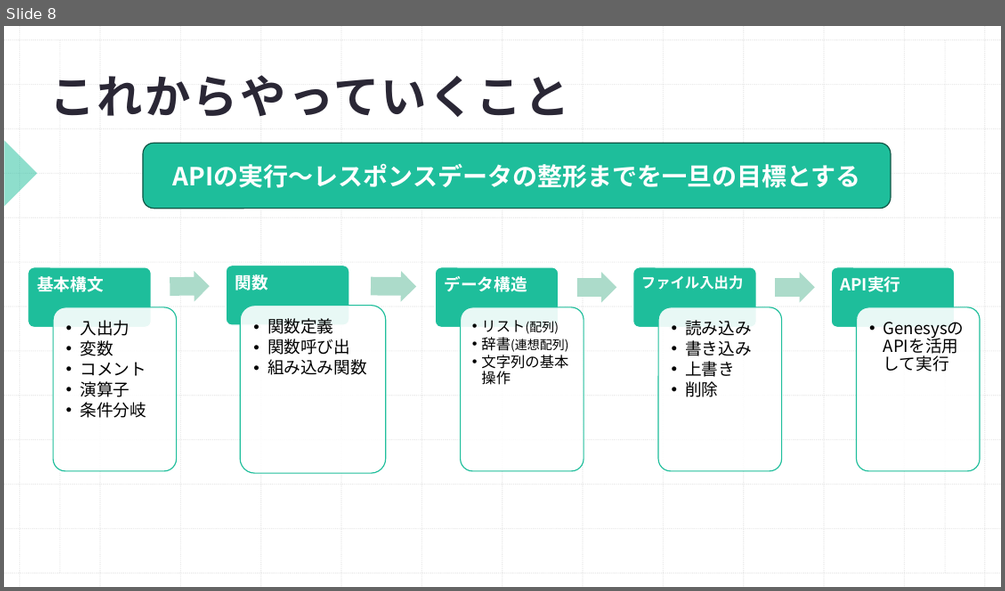
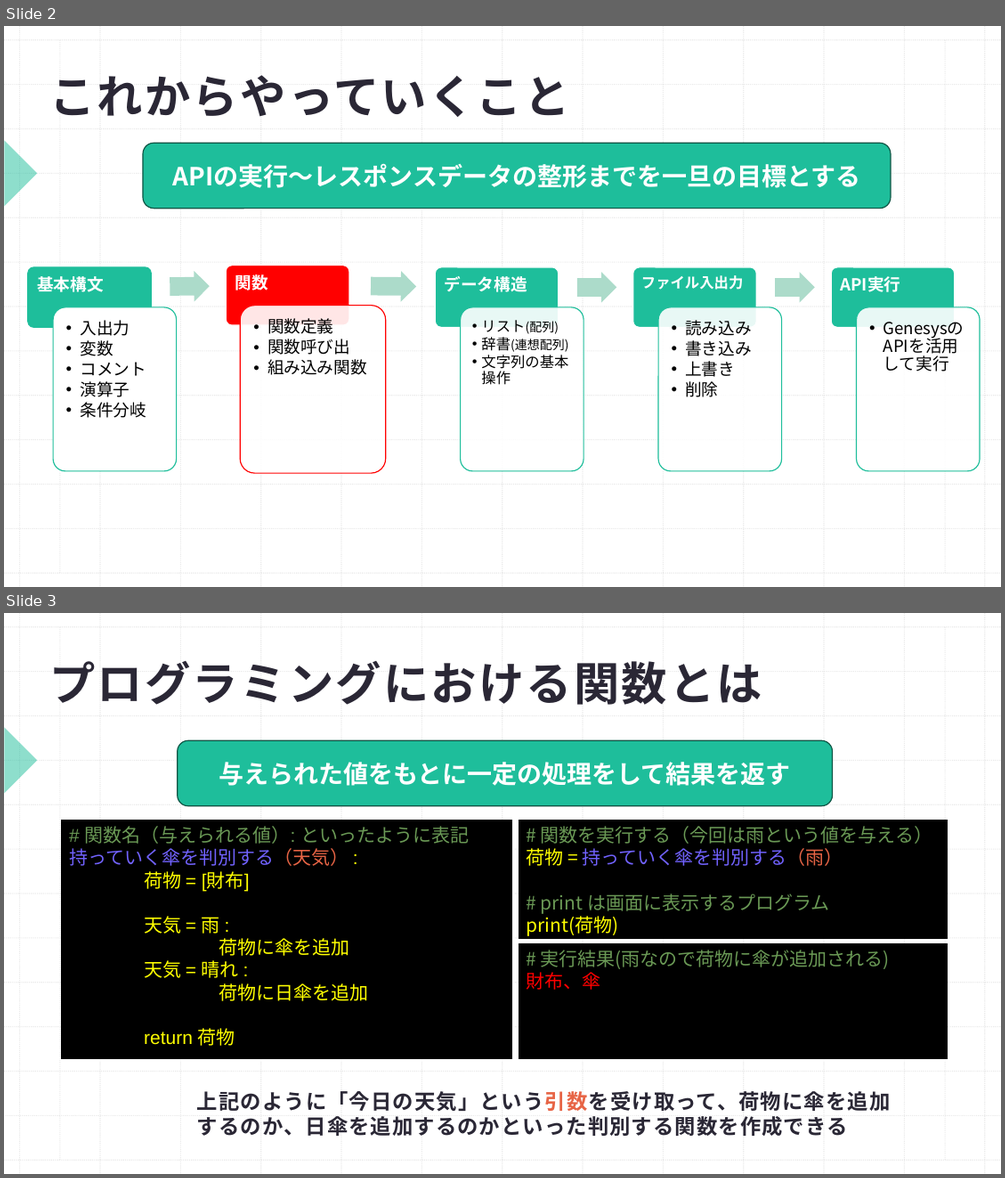
Before and after one commit to Shohei1129/Python_traning, a slide deck: プログラミング勉強会Python編(3.関数).pptx. Shown one above the other, each under a label of ours: slide 8 before the commit, slides 2 and 3 after it. The pictures are 1005x591 and 1005x1178 pixels, drawn with LibreOffice and Linux fonts; fonts in the diff are those of the drawing. Boxes give left, top, right and bottom in pixels: in the first picture for what was removed or moved away, otherwise in the second. Text is boxed around its words. In the diff, an @@ line names an element or a change of style, - is before the commit and + after.

```diff
--- a/プログラミング勉強会Python編(3.関数).pptx
+++ b/プログラミング勉強会Python編(3.関数).pptx
@@ slide 3 added at (x1=4, y1=613, x2=1001, y2=1174), background #FFFFFF; not listed: 29 template elements that a slide beside it also shows @@
@@ title added at (x1=49, y1=661, x2=762, y2=705), 44 pt, text #2A2735, bold @@
+プログラミングにおける関数とは
@@ rounded rectangle added at (x1=178, y1=741, x2=833, y2=806), fill #1EBE9B, outline #0D5344 1 pt, 24 pt, text #FFFFFF, bold @@
+与えられた値をもとに一定の処理をして結果を返す
@@ rectangle added at (x1=62, y1=820, x2=512, y2=1059), fill #000000, outline #000000 1 pt, 18 pt, text #FFFF00 @@
+# 関数名（与えられる値）: といったように表記
+持っていく傘を判別する（天気） :
+荷物 = [財布]
+天気 = 雨 :
+荷物に傘を追加
+天気 = 晴れ :
+荷物に日傘を追加
+return 荷物
@@ rectangle added at (x1=518, y1=820, x2=947, y2=938), fill #000000, outline #000000 1 pt, 18 pt, text #6A9955 @@
+# 関数を実行する（今回は雨という値を与える）
+荷物 = 持っていく傘を判別する（雨）
+# print は画面に表示するプログラム
+print(荷物)
@@ rectangle added at (x1=518, y1=943, x2=947, y2=1059), fill #000000, outline #000000 1 pt, 18 pt, text #6A9955 @@
+# 実行結果(雨なので荷物に傘が追加される)
+財布、傘
@@ text added at (x1=197, y1=1091, x2=890, y2=1135), 20 pt, text #2A2735, bold @@
+上記のように「今日の天気」という引数を受け取って、荷物に傘を追加するのか、日傘を追加するのかといった判別する関数を作成できる
@@ what was slide 8 is now slide 2 @@
@@ slide 2 changed as well @@
@@ rounded rectangle at (x1=226, y1=265, x2=349, y2=325): fill #1EBE9B to #FF0000 @@
@@ rounded rectangle at (x1=28, y1=267, x2=152, y2=328): outline #FFFFFF 1 pt to #1EBE9B 1 pt @@
@@ rounded rectangle at (x1=53, y1=307, x2=177, y2=471): fill #FFFFFF at 90% opacity to #FFFFFF @@
@@ rounded rectangle at (x1=241, y1=305, x2=386, y2=473): outline #1EBE9B 1 pt to #FF0000 1 pt @@
```
Also in this commit, not shown: 1 other slide changed, 10 other slides added, 23 slides removed.
